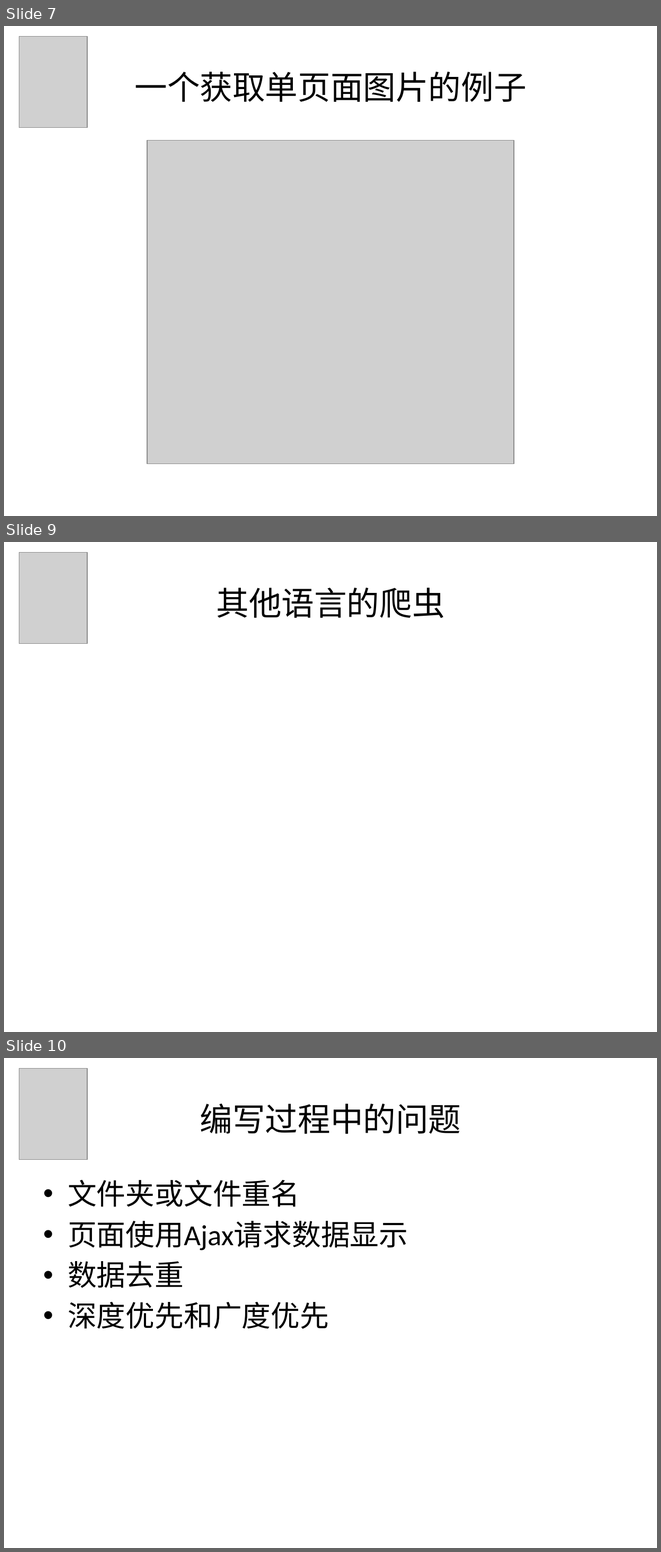
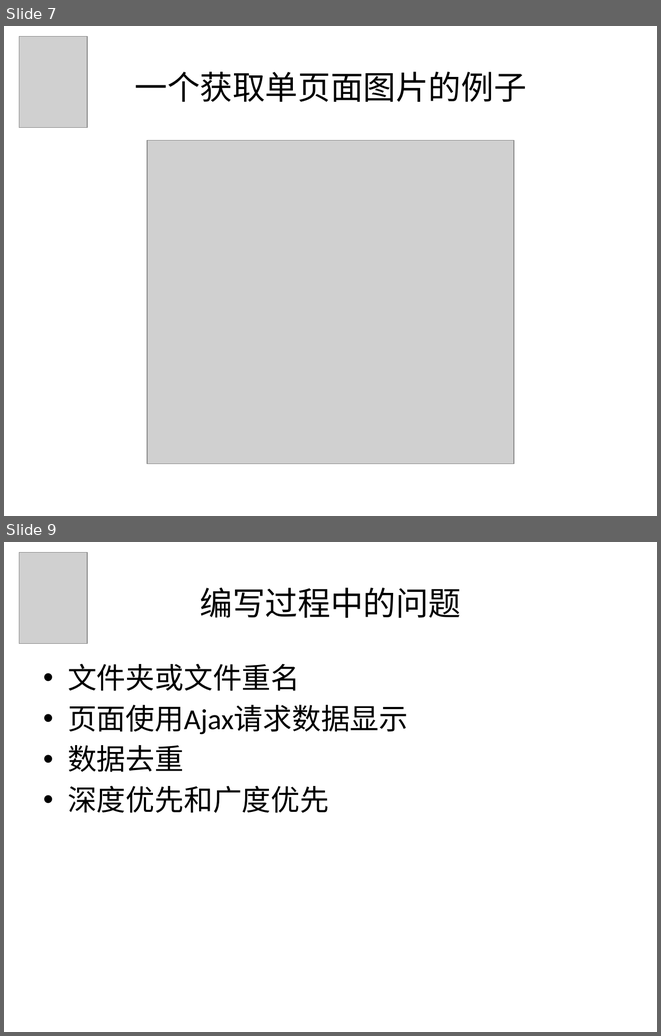
Before and after one commit to PmcFizz/snake, a slide deck: 基于Node的微小爬虫.pptx. Shown one above the other, each under a label of ours: slides 7, 9 and 10 before the commit, slides 7 and 9 after it; the slides between them are not shown. The pictures are 661x1552 and 661x1036 pixels, drawn with LibreOffice and Linux fonts; fonts in the diff are those of the drawing; grey boxes stand for pictures. Boxes give left, top, right and bottom in pixels: in the first picture for what was removed or moved away, otherwise in the second. Text is boxed around its words. In the diff, an @@ line names an element or a change of style, - is before the commit and + after.

```diff
--- a/基于Node的微小爬虫.pptx
+++ b/基于Node的微小爬虫.pptx
@@ slide 9 removed at (4,542,657,1032), background #FFFFFF @@
@@ picture removed at (19,553,87,644) @@
@@ title removed at (216,588,444,618) @@
-其他语言的爬虫
@@ what was slide 10 is now slide 9 @@
```
Also in this commit, not shown: 4 slides changed, 1 slide added.
